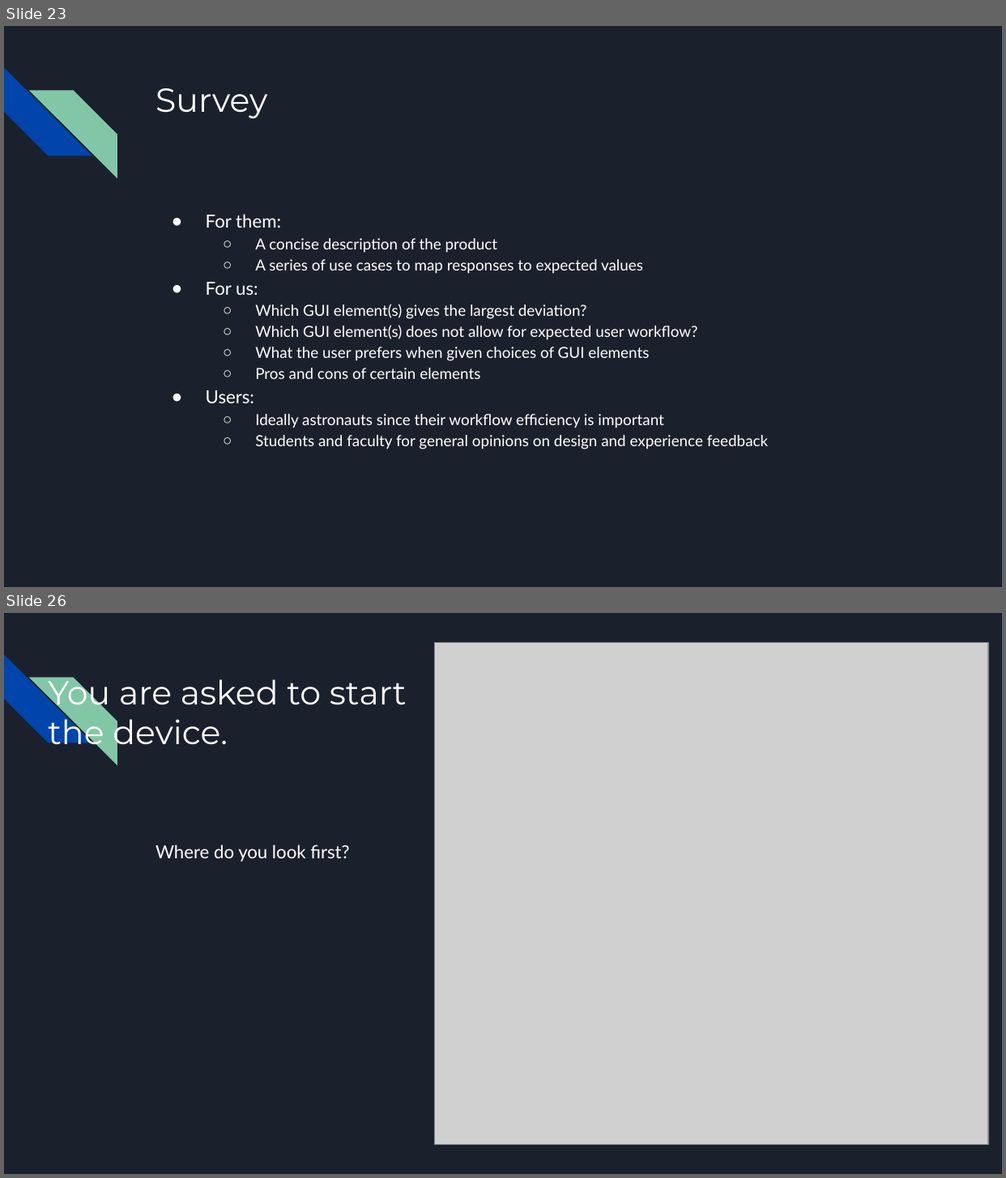
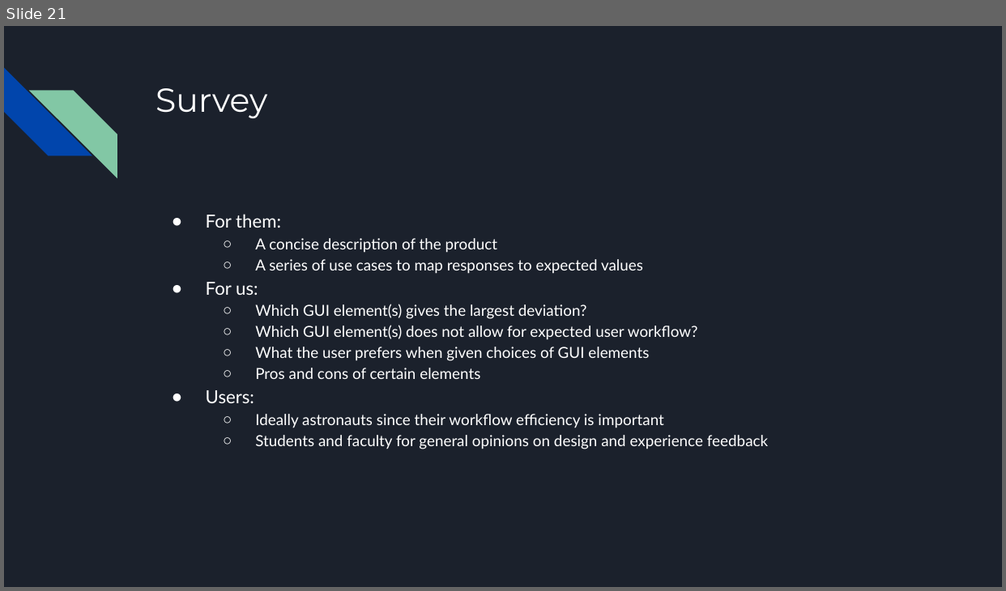
Before and after one commit to killsap/automated-multi-cycle-farming-in-space-website, a slide deck: docs/Milestone4Presentation.pptx. Shown one above the other, each under a label of ours: slides 23 and 26 before the commit, slide 21 after it; the slides between them are not shown. The pictures are 1006x1178 and 1006x591 pixels, drawn with LibreOffice and Linux fonts; fonts in the diff are those of the drawing; grey boxes stand for pictures. Boxes give left, top, right and bottom in pixels: in the first picture for what was removed or moved away, otherwise in the second. Text is boxed around its words. In the diff, an @@ line names an element or a change of style, - is before the commit and + after.

```diff
--- a/docs/Milestone4Presentation.pptx
+++ b/docs/Milestone4Presentation.pptx
@@ slide 26 removed at (4,613,1002,1174), background #1B212C; not listed: 2 template elements that a slide beside it also shows @@
@@ picture removed at (434,643,988,1145) @@
@@ title removed at (48,672,407,753) @@
-You are asked to start the device.
@@ text removed at (155,845,349,862) @@
-Where do you look first?
@@ what was slide 23 is now slide 21 @@
```
Also in this commit, not shown: 7 other slides removed.
